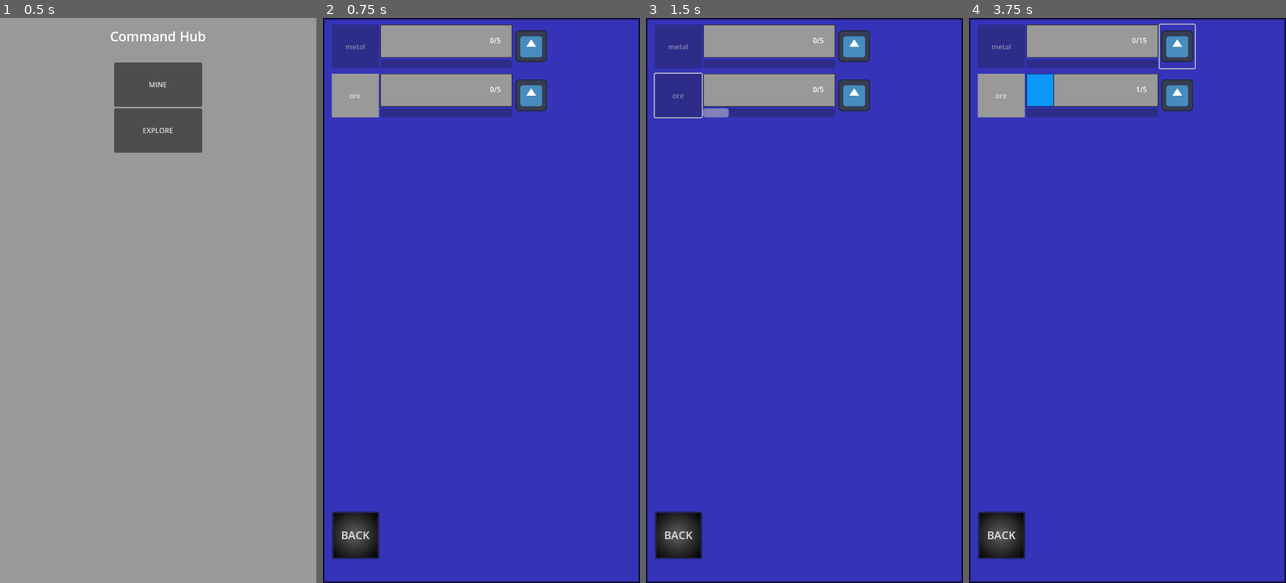
Above: before the commit, frames 1-4 (left to right).
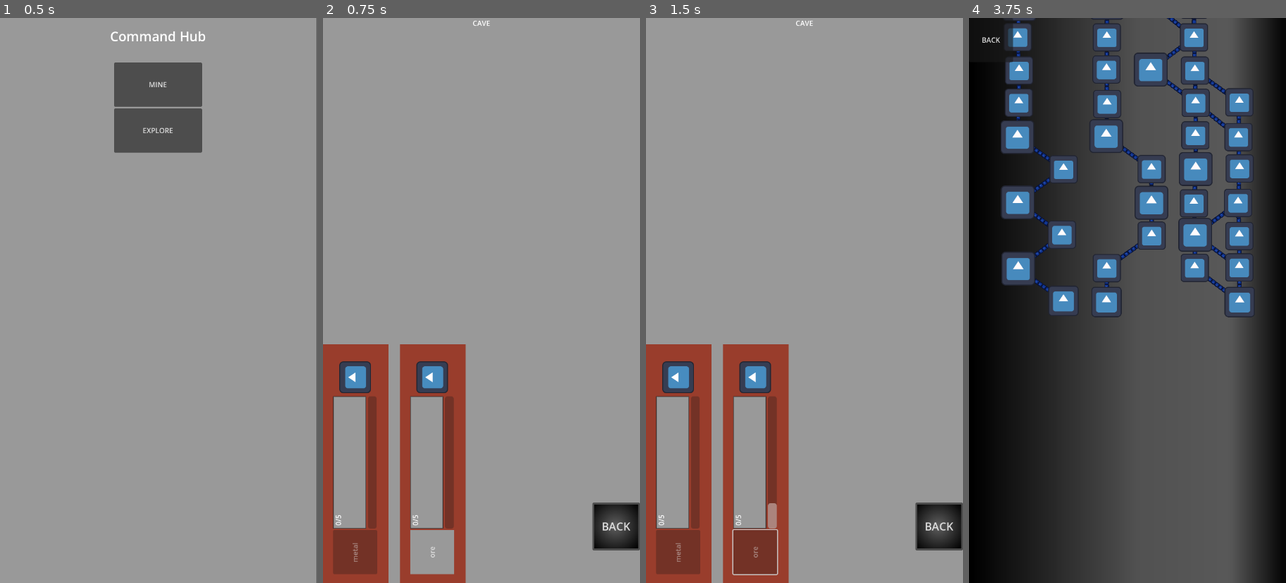
Above: after the commit, the same moments.

Repository: EitherRock/spacegame
Game: Godot game, scene res://main.tscn
Two runs of this game, one before a commit and one after it. Both use one fixed random seed, a clock stepped at 60 frames per second and the inputs below. The project has no main scene, so this scene is started directly. The engine's default icon, where the game draws it, is replaced by a stand-in: a white triangle on a blue panel in a dark square.
Inputs (mouse positions are in pixels of both pictures, inside the frame that each line leads up to):
- Up to frame 1 (0.5 s): no input
- Up to frame 2 (0.75 s): click "MINE" at 0.5 s
- Up to frame 3 (1.5 s): click "ore" at 1.25 s
- Up to frame 4 (3.75 s): click "BACK" at 2 s; click (1178, 46) at 2.77 s; click (1127, 131) at 3.5 s, where only the run after the commit has a clickable "EXPLORE"

Frame 1 is identical in both runs. In frame 2, 94% of the frame differs, in the area x 0-100%, y 0-100%; in frame 3, 95%; in frame 4, 99%.

Commit message:
random updates

Diff:
--- a/asteroid.gd
+++ b/asteroid.gd
@@ -1,6 +1,7 @@
 extends Area2D
 
 var speed = 200
+var health = 5
 
 func _physics_process(delta):
 	position += Vector2(0, speed) * delta
@@ -21,5 +22,6 @@
 func _on_area_entered(area):
 
 	if area.is_in_group("Bullets"):
-		print("bullets")
-		queue_free()
+		health -= 2
+		if health <= 0:
+			queue_free()
--- /dev/null
+++ b/asteroid_map.gd
@@ -0,0 +1,33 @@
+extends Control
+
+var screen_size
+var asteroid_scene = preload("res://asteroid.tscn")
+var spawn_interval = 1.0
+var min_speed = 100
+var max_speed = 300
+var ship_lives
+
+# Called when the node enters the scene tree for the first time.
+func _ready():
+	var asteroid_timer = Timer.new()
+	asteroid_timer.wait_time = spawn_interval
+	asteroid_timer.one_shot = false
+	asteroid_timer.connect("timeout", _on_Asteroid_Timer_timeout)
+	add_child(asteroid_timer)
+	asteroid_timer.start()
+
+
+func _on_Asteroid_Timer_timeout():
+	var asteroid = asteroid_scene.instantiate()
+
+	# Add a random speed to the asteroid
+	var speed = randf_range(min_speed, max_speed)
+	asteroid.set("speed", speed)
+
+	asteroid.global_position = Vector2(randf_range(0, get_viewport().size.x), 0)
+	get_parent().add_child(asteroid)
+
+
+# Called every frame. 'delta' is the elapsed time since the previous frame.
+func _process(delta):
+	pass
--- /dev/null
+++ b/asteroid_map.tscn
@@ -0,0 +1,46 @@
+[gd_scene load_steps=3 format=3 uid="uid://b8wos2tl3ampv"]
+
+[ext_resource type="Script" path="res://asteroid_map.gd" id="1_tyo83"]
+[ext_resource type="PackedScene" uid="uid://42rvt4mssl58" path="res://ship.tscn" id="2_i6dn2"]
+
+[node name="AsteroidMap" type="Control"]
+layout_mode = 3
+anchors_preset = 15
+anchor_right = 1.0
+anchor_bottom = 1.0
+grow_horizontal = 2
+grow_vertical = 2
+script = ExtResource("1_tyo83")
+
+[node name="Background" type="Panel" parent="."]
+layout_mode = 1
+anchors_preset = 15
+anchor_right = 1.0
+anchor_bottom = 1.0
+grow_horizontal = 2
+grow_vertical = 2
+
+[node name="MarginContainer" type="MarginContainer" parent="Background"]
+layout_mode = 1
+anchors_preset = 15
+anchor_right = 1.0
+anchor_bottom = 1.0
+grow_horizontal = 2
+grow_vertical = 2
+
+[node name="VBoxContainer" type="VBoxContainer" parent="Background/MarginContainer"]
+layout_mode = 2
+
+[node name="HBoxContainer" type="HBoxContainer" parent="Background/MarginContainer/VBoxContainer"]
+layout_mode = 2
+size_flags_horizontal = 0
+size_flags_vertical = 10
+alignment = 1
+
+[node name="Label" type="Label" parent="Background/MarginContainer/VBoxContainer/HBoxContainer"]
+layout_mode = 2
+text = "ships
+"
+
+[node name="Ship" parent="Background/MarginContainer/VBoxContainer" instance=ExtResource("2_i6dn2")]
+position = Vector2(366, 1081)
--- /dev/null
+++ b/autos/resource_values.gd
@@ -0,0 +1,7 @@
+extends Node
+
+var resources = {
+	"ore": {"amount": 0, "max":5, "dependencies": {}},
+	"metal": {"amount": 0, "max":5, "dependencies": {"ore": 5}},
+	"ship": {"amount": 0, "max":5, "dependencies": {"ore": 5}}
+}
--- a/bullet.gd
+++ b/bullet.gd
@@ -1,6 +1,6 @@
 extends Area2D
 
-var direction = Vector2(0.0,-1.0)
+var direction: Vector2
 var speed = 300.0
 var timer = Timer.new()
 
@@ -11,3 +11,8 @@
 	#add_child(timer)  # Add the timer as a child of this node
 	#timer.start()  # Start the timer
 	self.position = self.position + speed * direction * delta
+
+func _on_area_entered(area):
+
+	if area.is_in_group("Asteroid"):
+		queue_free()
--- a/bullet.tscn
+++ b/bullet.tscn
@@ -15,3 +15,5 @@
 [node name="CollisionShape2D" type="CollisionShape2D" parent="."]
 scale = Vector2(0.1, 0.1)
 shape = SubResource("RectangleShape2D_wagje")
+
+[connection signal="area_entered" from="." to="." method="_on_area_entered"]
--- a/facility.gd
+++ b/facility.gd
@@ -1,31 +1,4 @@
 class_name Facility
 extends Node
 
-#@onready var back_button: Button = $Panel/MarginContainer/VBoxContainer/HBoxContainer/Back
-func _ready():
-	pass
-	#back_button.connect("pressed", _on_back_pressed)
-	#var _resource_manager = get_node("Panel/MarginContainer/ResourceManager")
-
-	# Instance and configure resources
-	#for resource in ["ore", "metal"]: # Add all your resources here
-		#var resource1_scene = load("res://resource.tscn")
-		##var resource_instance = resource1_scene.instance()
-		#resource_instance.resource_name = resource
-		#print(resource_instance)
-		#add_child(resource_instance)
-
-#extends Control
-#
-#var resources = {
-	#'metal' = 0,
-	#'components' = 0
-#}
-	#
-
-
-
-
-#func _on_back_pressed():
-	#print("preesssss")
-	#get_tree().change_scene_to_file("res://main.tscn")
+enum Type {RESEARCH, MINE, ARMORY}
--- a/facility.tscn
+++ b/facility.tscn
@@ -5,14 +5,7 @@
 [ext_resource type="PackedScene" uid="uid://b34guu313kt8l" path="res://resource.tscn" id="3_x05ig"]
 [ext_resource type="PackedScene" uid="uid://bajhex4ow34r3" path="res://back.tscn" id="4_klbvo"]
 
-[sub_resource type="StyleBoxFlat" id="StyleBoxFlat_kqvkd"]
-bg_color = Color(0.207164, 0.203577, 0.726353, 1)
-border_width_left = 5
-border_width_top = 5
-border_width_right = 5
-border_width_bottom = 5
-border_color = Color(0.00184107, 0.00184107, 0.00184107, 1)
-border_blend = true
+[sub_resource type="StyleBoxFlat" id="StyleBoxFlat_4og3i"]
 
 [node name="Facility" type="Control"]
 layout_mode = 3
@@ -34,7 +27,7 @@
 anchor_bottom = 1.0
 grow_horizontal = 2
 grow_vertical = 2
-theme_override_styles/panel = SubResource("StyleBoxFlat_kqvkd")
+theme_override_styles/panel = SubResource("StyleBoxFlat_4og3i")
 metadata/_edit_use_anchors_ = true
 
 [node name="MarginContainer" type="MarginContainer" parent="Panel"]
@@ -44,10 +37,6 @@
 anchor_bottom = 1.0
 grow_horizontal = 2
 grow_vertical = 2
-theme_override_constants/margin_left = 20
-theme_override_constants/margin_top = 20
-theme_override_constants/margin_right = 20
-theme_override_constants/margin_bottom = 20
 
 [node name="VBoxContainer" type="VBoxContainer" parent="Panel/MarginContainer"]
 layout_mode = 2
@@ -77,23 +66,27 @@
 }
 }
 
-[node name="mainContainer" type="VBoxContainer" parent="Panel/MarginContainer/VBoxContainer/ResourceManager"]
-anchors_preset = 15
-anchor_right = 1.0
+[node name="mainContainer" type="HBoxContainer" parent="Panel/MarginContainer/VBoxContainer/ResourceManager"]
+anchors_preset = 2
+anchor_top = 1.0
 anchor_bottom = 1.0
-grow_horizontal = 2
-grow_vertical = 2
-theme_override_constants/separation = 111
+offset_right = 175.0
+grow_vertical = 0
+theme_override_constants/separation = 175
 
 [node name="Ore" parent="Panel/MarginContainer/VBoxContainer/ResourceManager/mainContainer" instance=ExtResource("3_x05ig")]
 layout_mode = 2
+size_flags_horizontal = 4
+size_flags_vertical = 8
 
 [node name="Metal" parent="Panel/MarginContainer/VBoxContainer/ResourceManager/mainContainer" instance=ExtResource("3_x05ig")]
 layout_mode = 2
+size_flags_horizontal = 4
+size_flags_vertical = 8
 
 [node name="HBoxContainer" type="HBoxContainer" parent="Panel/MarginContainer/VBoxContainer"]
 layout_mode = 2
-size_flags_horizontal = 0
+size_flags_horizontal = 8
 size_flags_vertical = 8
 
 [node name="Back" parent="Panel/MarginContainer/VBoxContainer/HBoxContainer" instance=ExtResource("4_klbvo")]
--- /dev/null
+++ b/laser_ray.tscn
@@ -0,0 +1,69 @@
+[gd_scene load_steps=11 format=3 uid="uid://bv3etj4h4c3c6"]
+
+[ext_resource type="Script" path="res://weapons/laser.gd" id="1_vvojh"]
+[ext_resource type="Texture2D" uid="uid://cqvbo28pv0ec7" path="res://glowing_circle.png" id="2_vaq43"]
+
+[sub_resource type="RectangleShape2D" id="RectangleShape2D_dj0s3"]
+size = Vector2(72, 20)
+
+[sub_resource type="CanvasItemMaterial" id="CanvasItemMaterial_a3vdj"]
+
+[sub_resource type="Gradient" id="Gradient_3myn0"]
+colors = PackedColorArray(0.991164, 0.991164, 0.991164, 1, 1, 1, 1, 0.00392157)
+
+[sub_resource type="GradientTexture1D" id="GradientTexture1D_mwl43"]
+gradient = SubResource("Gradient_3myn0")
+
+[sub_resource type="Curve" id="Curve_pjr8k"]
+_data = [Vector2(0, 1), 0.0, 0.0, 0, 0, Vector2(0.499264, 1), 0.0, 0.0, 0, 0, Vector2(1, 0), -0.35061, 0.0, 0, 0]
+point_count = 3
+
+[sub_resource type="CurveTexture" id="CurveTexture_4jhmj"]
+curve = SubResource("Curve_pjr8k")
+
+[sub_resource type="ParticleProcessMaterial" id="ParticleProcessMaterial_cuhq3"]
+lifetime_randomness = 0.3
+particle_flag_disable_z = true
+direction = Vector3(2.08165e-12, 2, 2.08165e-12)
+initial_velocity_min = 250.0
+initial_velocity_max = 250.0
+gravity = Vector3(2.08165e-12, 2.08165e-12, 2.08165e-12)
+scale_curve = SubResource("CurveTexture_4jhmj")
+color = Color(0.0117647, 1, 1, 1)
+color_initial_ramp = SubResource("GradientTexture1D_mwl43")
+
+[sub_resource type="CanvasItemMaterial" id="CanvasItemMaterial_l14ij"]
+
+[node name="Ray" type="RayCast2D"]
+position = Vector2(305, 803)
+target_position = Vector2(2.08165e-12, -1000)
+collide_with_areas = true
+collide_with_bodies = false
+script = ExtResource("1_vvojh")
+
+[node name="Line2D" type="Line2D" parent="."]
+points = PackedVector2Array(0, 0, 2.08165e-12, -50)
+default_color = Color(0.00784314, 1, 1, 1)
+
+[node name="StaticBody2D" type="StaticBody2D" parent="."]
+position = Vector2(0, -113)
+
+[node name="CollisionShape2D" type="CollisionShape2D" parent="StaticBody2D"]
+position = Vector2(1, 8.71967e-15)
+shape = SubResource("RectangleShape2D_dj0s3")
+
+[node name="CastingParticle" type="GPUParticles2D" parent="."]
+material = SubResource("CanvasItemMaterial_a3vdj")
+emitting = false
+sub_emitter = NodePath(".")
+process_material = SubResource("ParticleProcessMaterial_cuhq3")
+texture = ExtResource("2_vaq43")
+lifetime = 0.3
+
+[node name="CollisionParticle" type="GPUParticles2D" parent="."]
+material = SubResource("CanvasItemMaterial_l14ij")
+emitting = false
+sub_emitter = NodePath(".")
+process_material = SubResource("ParticleProcessMaterial_cuhq3")
+texture = ExtResource("2_vaq43")
+lifetime = 0.3
--- a/main.gd
+++ b/main.gd
@@ -1,5 +1,6 @@
 extends Control
 
+@export var resources: Dictionary = {}
 
 # Called when the node enters the scene tree for the first time.
 func _ready():
--- a/project.godot
+++ b/project.godot
@@ -13,6 +13,10 @@
 config/name="space"
 config/features=PackedStringArray("4.2", "Mobile")
 config/icon="res://icon.svg"
+
+[autoload]
+
+ResourceValues="*res://autos/resource_values.gd"
 
 [display]
 
--- a/resource.tscn
+++ b/resource.tscn
@@ -1,8 +1,10 @@
-[gd_scene load_steps=5 format=3 uid="uid://b34guu313kt8l"]
+[gd_scene load_steps=6 format=3 uid="uid://b34guu313kt8l"]
 
 [ext_resource type="Texture2D" uid="uid://4xxwq4x2vftg" path="res://icon.svg" id="1_i48ex"]
 
-[sub_resource type="StyleBoxFlat" id="StyleBoxFlat_5p2y0"]
+[sub_resource type="StyleBoxFlat" id="StyleBoxFlat_3dqct"]
+
+[sub_resource type="StyleBoxFlat" id="StyleBoxFlat_r7krr"]
 
 [sub_resource type="StyleBoxFlat" id="StyleBoxFlat_euw8k"]
 border_width_left = 2
@@ -23,16 +25,24 @@
 
 [node name="resource" type="Control"]
 layout_mode = 3
-anchors_preset = 15
-anchor_right = 1.0
-anchor_bottom = 1.0
-grow_horizontal = 2
-grow_vertical = 2
+anchors_preset = 0
+
+[node name="Panel" type="Panel" parent="."]
+modulate = Color(1, 0.4, 0.286275, 1)
+show_behind_parent = true
+light_mask = 0
+layout_mode = 0
+offset_right = 40.0
+offset_bottom = 40.0
+scale = Vector2(3.72, -13.52)
+theme_override_styles/panel = SubResource("StyleBoxFlat_3dqct")
 
 [node name="MarginContainer" type="MarginContainer" parent="."]
 layout_mode = 0
-offset_right = 40.0
-offset_bottom = 40.0
+offset_left = 8.0
+offset_right = 521.0
+offset_bottom = 130.0
+rotation = 4.71239
 theme_override_constants/margin_left = 20
 theme_override_constants/margin_top = 15
 theme_override_constants/margin_right = 0
@@ -44,10 +54,10 @@
 theme_override_constants/separation = 3
 
 [node name="Button" type="Button" parent="MarginContainer/ResourceContainer"]
-custom_minimum_size = Vector2(107, 75)
+custom_minimum_size = Vector2(100, 100)
 layout_mode = 2
-theme_override_styles/normal = SubResource("StyleBoxFlat_5p2y0")
-text = "meh"
+theme_override_styles/normal = SubResource("StyleBoxFlat_r7krr")
+text = "RESOURCE"
 
 [node name="VBoxContainer" type="VBoxContainer" parent="MarginContainer/ResourceContainer"]
 layout_mode = 2
@@ -62,19 +72,13 @@
 show_percentage = false
 
 [node name="Label" type="Label" parent="MarginContainer/ResourceContainer/VBoxContainer/ProgressBar"]
-layout_mode = 1
-anchors_preset = 6
-anchor_left = 1.0
-anchor_top = 0.5
-anchor_right = 1.0
-anchor_bottom = 0.5
-offset_left = -51.0
-offset_top = -13.5
-offset_right = -26.0
-offset_bottom = 9.5
-grow_horizontal = 0
-grow_vertical = 2
-text = "0/0"
+layout_mode = 0
+offset_right = 40.0
+offset_bottom = 23.0
+text = "0/0
+"
+horizontal_alignment = 1
+vertical_alignment = 1
 
 [node name="ProgressBar2" type="ProgressBar" parent="MarginContainer/ResourceContainer/VBoxContainer"]
 custom_minimum_size = Vector2(2.08165e-12, 20)
@@ -90,5 +94,10 @@
 icon = ExtResource("1_i48ex")
 flat = true
 
-[connection signal="pressed" from="MarginContainer/ResourceContainer/Button" to="." method="_on_button_pressed"]
+[node name="RemoteTransform2D" type="HBoxContainer" parent="MarginContainer/ResourceContainer"]
+layout_mode = 2
+size_flags_horizontal = 4
+size_flags_vertical = 8
+alignment = 1
+
 [connection signal="ready" from="MarginContainer/ResourceContainer/VBoxContainer/ProgressBar" to="." method="_on_progress_bar_ready"]
--- a/resource_data.gd
+++ b/resource_data.gd
@@ -5,6 +5,7 @@
 var resource_keys = null
 
 func _ready():
+	print(resources)
 	main = get_node("mainContainer")
 	if resources:
 		resource_keys = resources.keys()
@@ -20,14 +21,18 @@
 				var progress_label = progress_bar.get_child(0)
 				progress_label.text = str(progress_bar.value) + '/' + str(progress_bar.max_value)
 				c_button.text = c_resource_name
+
+
+				c_button.rotation = 90
+
+				#c_button.position = progress_bar.global_postion + Vector2(0, -10)
+
 				#var progress_bar = resource.get_node("ProgressBar") # Adjust the path as needed
-				c_button.connect("pressed", print_hi.bind(c_resource_name))
+				c_button.connect("pressed", generate_resource.bind(c_resource_name))
 				c_upgrade_button.connect("pressed", update_resource_max.bind(c_resource_name, 10))
 				if !can_create(c_resource_name):
-					print("nope")
 					c_button.disabled = true
-				else:
-					print("yup")
+
 
 
 func get_resource_amount(resource_name: String) -> int:
@@ -45,7 +50,7 @@
 	value += delta *10
 	subbar.value = value
 
-func print_hi(resource_name):
+func generate_resource(resource_name):
 	var bar = null
 	var bar_label = null
 	var resource = null
@@ -74,7 +79,6 @@
 			button.disabled = false
 
 			for res in resources:
-				print(res)
 				if resources[res]['dependencies']:
 					for depend in resources[res]['dependencies']:
 						if depend == resource_name:
--- a/ship.gd
+++ b/ship.gd
@@ -1,24 +1,38 @@
 extends Area2D
 
 var speed = 200  # Speed of movement
+var screen_size
+var rotaion_speed: int = 1
 
 var bullet_scene = preload("res://bullet.tscn")
+var laser_scene = preload("res://weapons/laser.tscn")
 var bullet_speed = 500  # Speed of the bullet
 
-var asteroid_scene = preload("res://asteroid.tscn")
 var spawn_interval = 1.0
 
 # Create a new Timer instance
 var timer = Timer.new()
 var bullets: Array
+var laser: Area2D
+var has_laser: bool = true
+
 
 func _ready():
-	var asteroid_timer = Timer.new()
-	asteroid_timer.wait_time = spawn_interval
-	asteroid_timer.one_shot = false
-	asteroid_timer.connect("timeout", _on_Asteroid_Timer_timeout)
-	add_child(asteroid_timer)
-	asteroid_timer.start()
+	# Get the viewport size to determine the screen boundaries
+	screen_size = get_viewport().get_visible_rect().size
+
+	if has_laser:
+		laser = laser_scene.instantiate()
+		laser.position = position  # Set laser's initial position to the ship's position
+		add_child(laser)
+
+		var laser_timer = Timer.new()
+		laser_timer.wait_time = spawn_interval
+		laser_timer.one_shot = false
+		laser_timer.connect("timeout", _on_Laser_Timer_timeout)
+		add_child(laser_timer)
+		laser_timer.start()
+
 
 	bullets = []
 	# Configure the timer
@@ -28,22 +42,20 @@
 	add_child(timer)  # Add the timer as a child of this node
 	timer.start()  # Start the timer
 
+func _on_Laser_Timer_timeout():
+	pass
+
 func _on_timer_timeout():
+	#pass
+	 #This method is called every time the timer times out (every 1 second)
+	var bullet = bullet_scene.instantiate()
 
-	# This method is called every time the timer times out (every 1 second)
-	var bullet = bullet_scene.instantiate()
 	bullet.global_position = self.global_position
+	bullet.direction = Vector2(0, -1)
 	bullets.append(bullet)
-	#bullet.position = self.position
-	#bullet.linear_velocity = Vector2(0, -bullet_speed)
 	get_parent().add_child(bullet)
 
 
-func _on_Asteroid_Timer_timeout():
-	var asteroid = asteroid_scene.instantiate()
-
-	asteroid.global_position = Vector2(randf_range(0, get_viewport().size.x), 0)
-	get_parent().add_child(asteroid)
 
 func _physics_process(delta):
 	var velocity = Vector2()
@@ -52,14 +64,27 @@
 		velocity.x += 1
 	if Input.is_action_pressed('ui_left'):
 		velocity.x -= 1
+	#if Input.is_action_pressed('ui_up'):
+		#rotation += rotaion_speed * delta
+	#
+	#if Input.is_action_pressed("ui_down"):
+		#rotation -= rotaion_speed * delta
 
 	velocity = velocity.normalized() * speed
 
 	position += velocity * delta
 
+	# Clamp the ship's position to keep it within the screen boundaries
+	position.x = clamp(position.x, 0, screen_size.x)
+	position.y = clamp(position.y, 0, screen_size.y)
+	if has_laser:
+		laser.global_position = position
+	#print(laser.position)
+
 
 func _on_area_entered(area):
 	if area.is_in_group("Asteroid"):
+		print(len(get_tree().get_nodes_in_group("Asteroids")))
 		for asteroid in get_tree().get_nodes_in_group("Asteroids"):
 			asteroid.queue_free()
 		print('Ship')
--- a/ship.tscn
+++ b/ship.tscn
@@ -3,7 +3,7 @@
 [ext_resource type="Script" path="res://ship.gd" id="1_jjycs"]
 
 [node name="Ship" type="Area2D"]
-position = Vector2(276, 1026)
+position = Vector2(2.08165e-12, 2.08165e-12)
 script = ExtResource("1_jjycs")
 
 [node name="CollisionPolygon2D" type="CollisionPolygon2D" parent="." groups=["Ship"]]
@@ -13,7 +13,6 @@
 [node name="Panel" type="Polygon2D" parent="CollisionPolygon2D"]
 modulate = Color(0.997323, 0.997763, 0.999245, 0.996078)
 self_modulate = Color(0.941295, 0.931526, 0.955196, 1)
-visibility_layer = 9
 polygon = PackedVector2Array(2.08165e-12, -40, 20, 2.08165e-12, 2.08165e-12, -10, -20, 2.08165e-12, 2.08165e-12, -40)
 
 [connection signal="area_entered" from="." to="." method="_on_area_entered"]
--- /dev/null
+++ b/upgrades/upgrade.gd
@@ -0,0 +1,17 @@
+class_name Upgrade
+extends Node
+
+enum Type {LASER}
+
+@export var type: Type
+@export var damage: float
+@export var cooldown: float
+@export var production_time: float
+@export var unlocled := false
+@export var level: int
+@export var description: String
+
+
+func _to_string() :
+	pass
+	#return "%s (%s)" % [column, Type.keys()[type][0]]
--- /dev/null
+++ b/weapons/laser.gd
@@ -0,0 +1,44 @@
+extends RayCast2D
+
+var is_casting := false : set = set_is_casting
+#var available := false : set = set_available
+
+
+# Called when the node enters the scene tree for the first time.
+func _ready():
+	set_physics_process(false)
+	$Line2D.points[1] = Vector2.ZERO
+
+func _unhandled_input(event: InputEvent) -> void:
+	if event is InputEventMouseButton:
+		self.is_casting = event.pressed
+
+
+# Called every frame. 'delta' is the elapsed time since the previous frame.
+func _physics_process(delta):
+	var cast_point := target_position
+	force_raycast_update()
+
+	if is_colliding():
+		cast_point = to_local(get_collision_point())
+
+	$Line2D.points[1] = cast_point
+
+
+func set_is_casting(cast: bool) -> void:
+	is_casting = cast
+
+	$CastingParticle.emitting = is_casting
+	if is_casting:
+		appear()
+	else:
+		disappear()
+	set_physics_process(is_casting)
+
+func appear() -> void:
+	var tween = get_tree().create_tween()
+	tween.tween_property($Line2D, "width", 10, 0.2)
+
+func disappear() -> void:
+	var tween = get_tree().create_tween()
+	tween.tween_property($Line2D, "width", 0, 0.2)
--- /dev/null
+++ b/weapons/laser.tscn
@@ -0,0 +1,19 @@
+[gd_scene load_steps=2 format=3 uid="uid://c7rvfd8i3oekt"]
+
+[sub_resource type="RectangleShape2D" id="RectangleShape2D_nqtqg"]
+size = Vector2(40, 5979.77)
+
+[node name="Laser_tscn" type="Area2D" groups=["Bullets"]]
+modulate = Color(0.0117647, 1, 1, 1)
+position = Vector2(0, -591)
+scale = Vector2(1.2, -0.19683)
+
+[node name="CollisionShape2D" type="CollisionShape2D" parent="."]
+modulate = Color(0.0196078, 1, 1, 1)
+position = Vector2(0, 2992.43)
+shape = SubResource("RectangleShape2D_nqtqg")
+
+[node name="Polygon2D" type="Polygon2D" parent="."]
+position = Vector2(-0.833332, 5923.89)
+offset = Vector2(0.862069, -2933)
+polygon = PackedVector2Array(-20, -3000, 20, -3000, 20, 3000, -20, 3000)
Binary file added: glowing_circle.png
Not shown, added: glowing_circle.png.import
